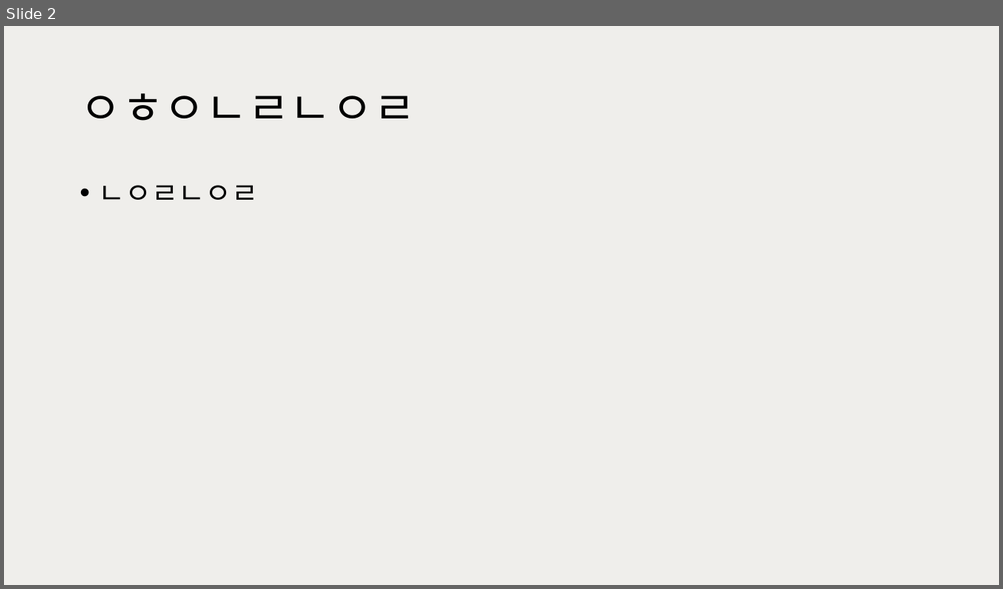
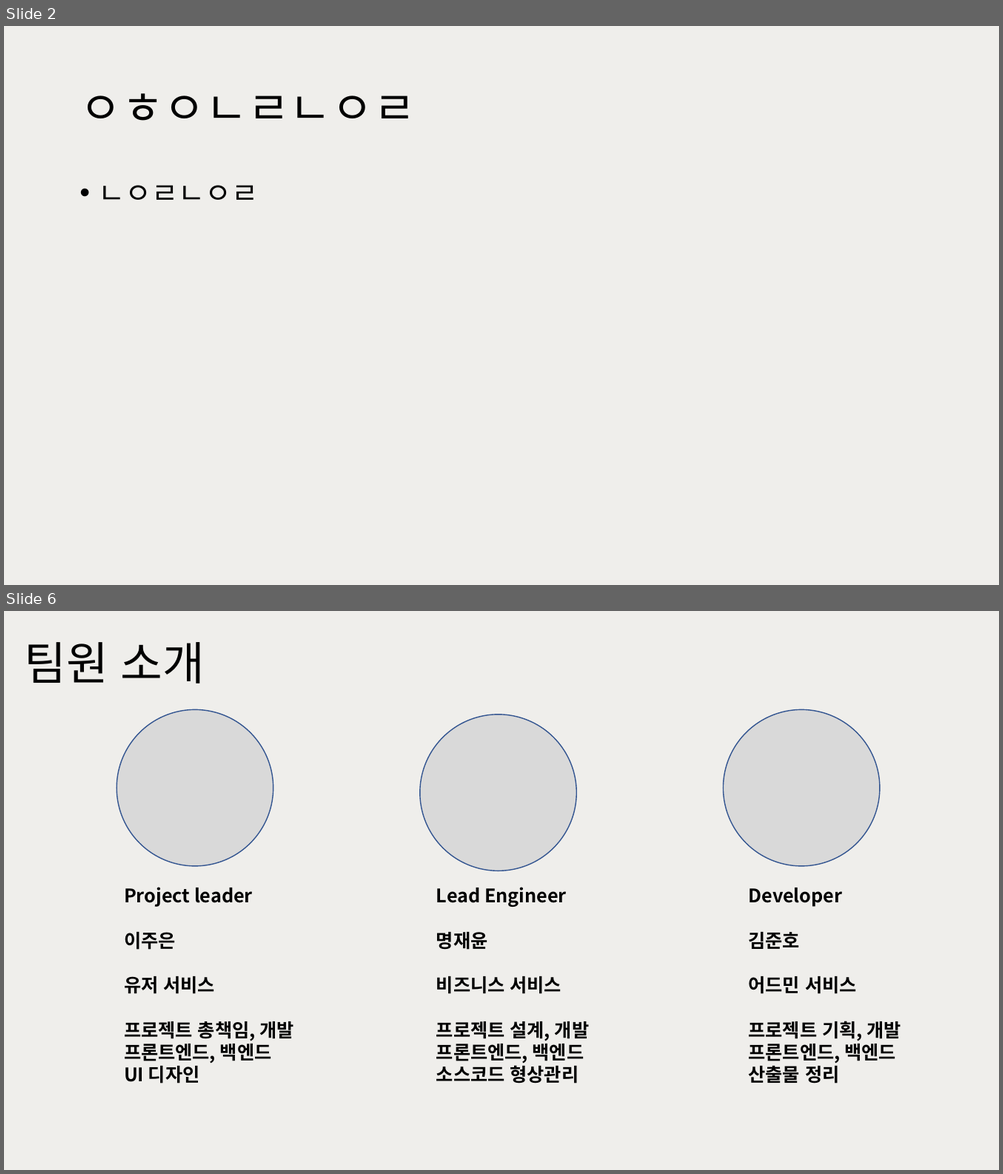
Before and after one commit to happyjane210/GIT2021-working, a slide deck: 9-project/1. 프로젝트 기획/주간 커-피 (초안).pptx. Shown one above the other, each under a label of ours: slide 2 before the commit, slides 2 and 6 after it; the slides between them are not shown. The pictures are 1003x589 and 1003x1174 pixels, drawn with LibreOffice and Linux fonts; fonts in the diff are those of the drawing. Boxes give left, top, right and bottom in pixels: in the first picture for what was removed or moved away, otherwise in the second. Text is boxed around its words. In the diff, an @@ line names an element or a change of style, - is before the commit and + after.

```diff
--- a/9-project/1. 프로젝트 기획/주간 커-피 (초안).pptx
+++ b/9-project/1. 프로젝트 기획/주간 커-피 (초안).pptx
@@ slide 6 added at (4, 611, 999, 1170), background #EFEEEB @@
@@ title added at (24, 642, 205, 684), 44 pt, text #000000 @@
+팀원 소개
@@ ellipse added at (116, 709, 273, 866), fill #D9D9D9, outline #325491 1 pt @@
@@ ellipse added at (420, 715, 576, 871), fill #D9D9D9, outline #325491 1 pt @@
@@ ellipse added at (723, 709, 880, 866), fill #D9D9D9, outline #325491 1 pt @@
@@ text added at (124, 887, 293, 1084), 18 pt, text #000000, bold @@
+Project leader
+이주은
+유저 서비스
+프로젝트 총책임, 개발
+프론트엔드, 백엔드
+UI 디자인
@@ text added at (436, 887, 589, 1084), 18 pt, text #000000, bold @@
+Lead Engineer
+명재윤
+비즈니스 서비스
+프로젝트 설계, 개발
+프론트엔드, 백엔드
+소스코드 형상관리
@@ text added at (748, 888, 901, 1084), 18 pt, text #000000, bold @@
+Developer
+김준호
+어드민 서비스
+프로젝트 기획, 개발
+프론트엔드, 백엔드
+산출물 정리
```
Also in this commit, not shown: 1 slide changed, 3 other slides added, 1 other file.
